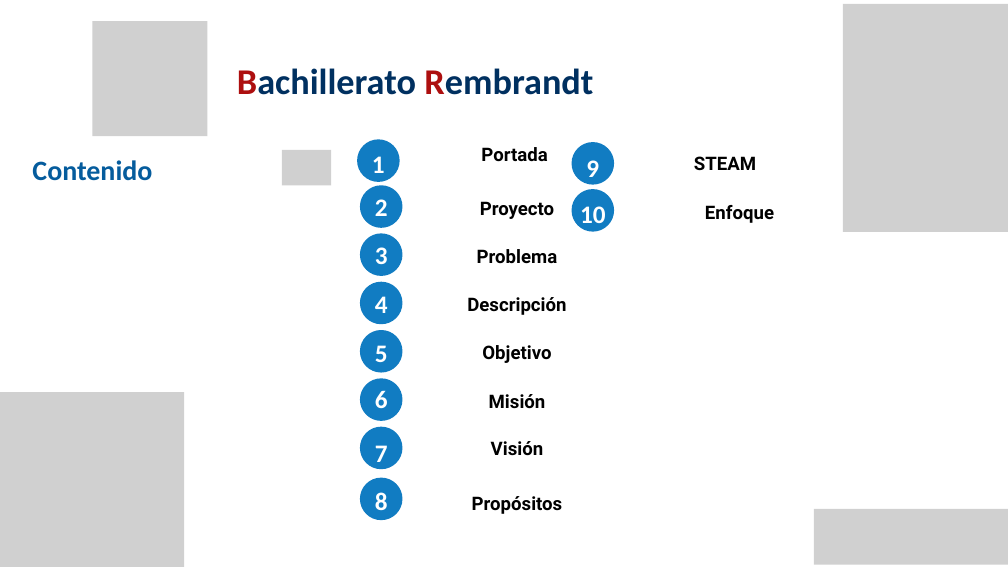
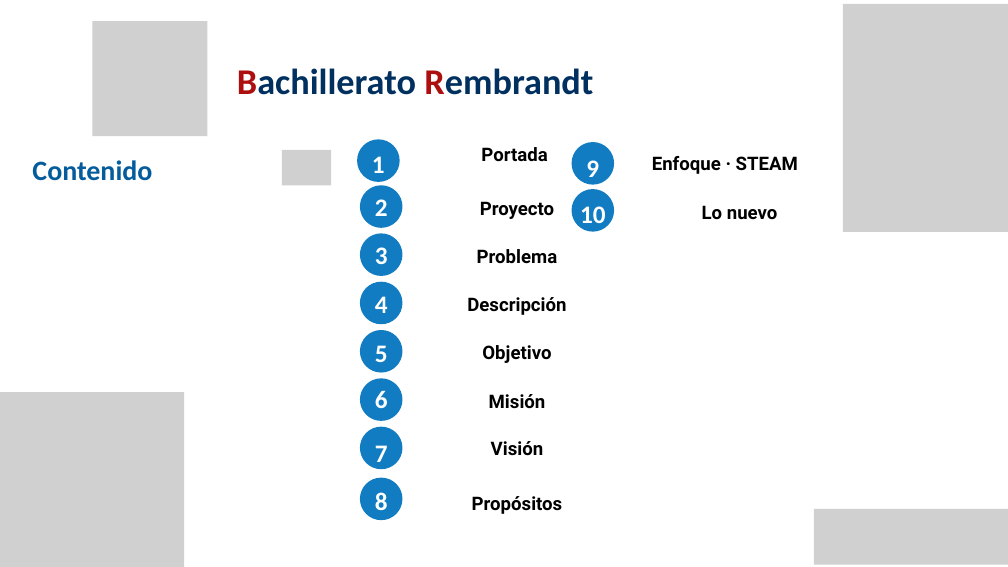
Before and after one commit to ejercitopalomazi9111-arch/mazi-central, a slide deck: slide 3 of fadori/presentacion/Fadori-STEAM.pptx. Drawn at 1008x567 pixels with LibreOffice and Linux fonts; fonts in the diff are those of the drawing; grey boxes stand for pictures. Boxes give left, top, right and bottom in pixels: in the first picture for what was removed or moved away, otherwise in the second. Text is boxed around its words. In the diff, an @@ line names an element or a change of style, - is before the commit and + after.

```diff
--- a/fadori/presentacion/Fadori-STEAM.pptx
+++ b/fadori/presentacion/Fadori-STEAM.pptx
@@ text at (x1=652, y1=156, x2=798, y2=174): text changed @@
-STEAM
+Enfoque · STEAM
@@ text at (x1=702, y1=205, x2=778, y2=220): text changed @@
-Enfoque
+Lo nuevo
```
Also in this commit, not shown: 4 other slides changed, 6 slides added, 21 other files.
